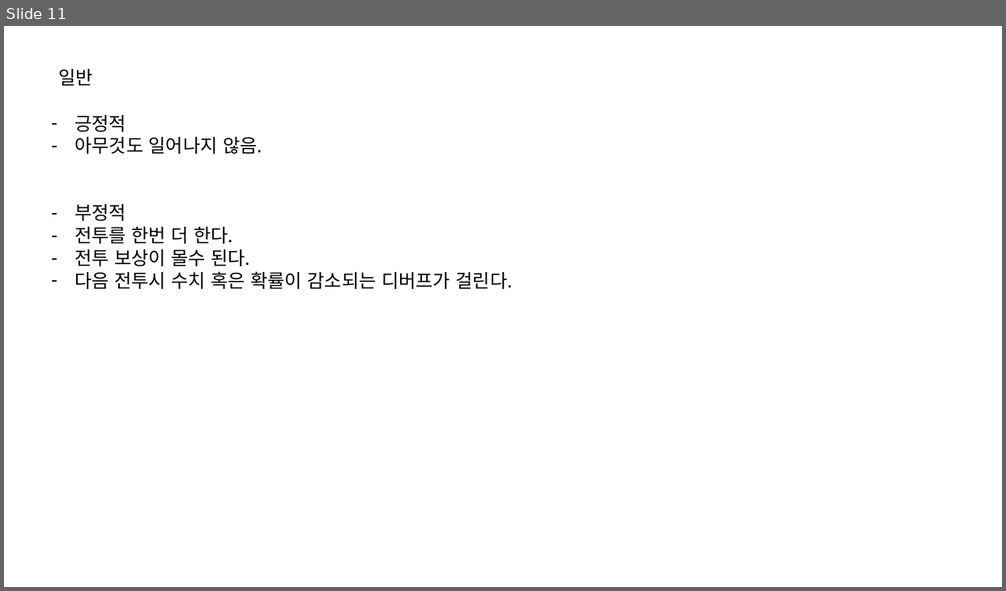
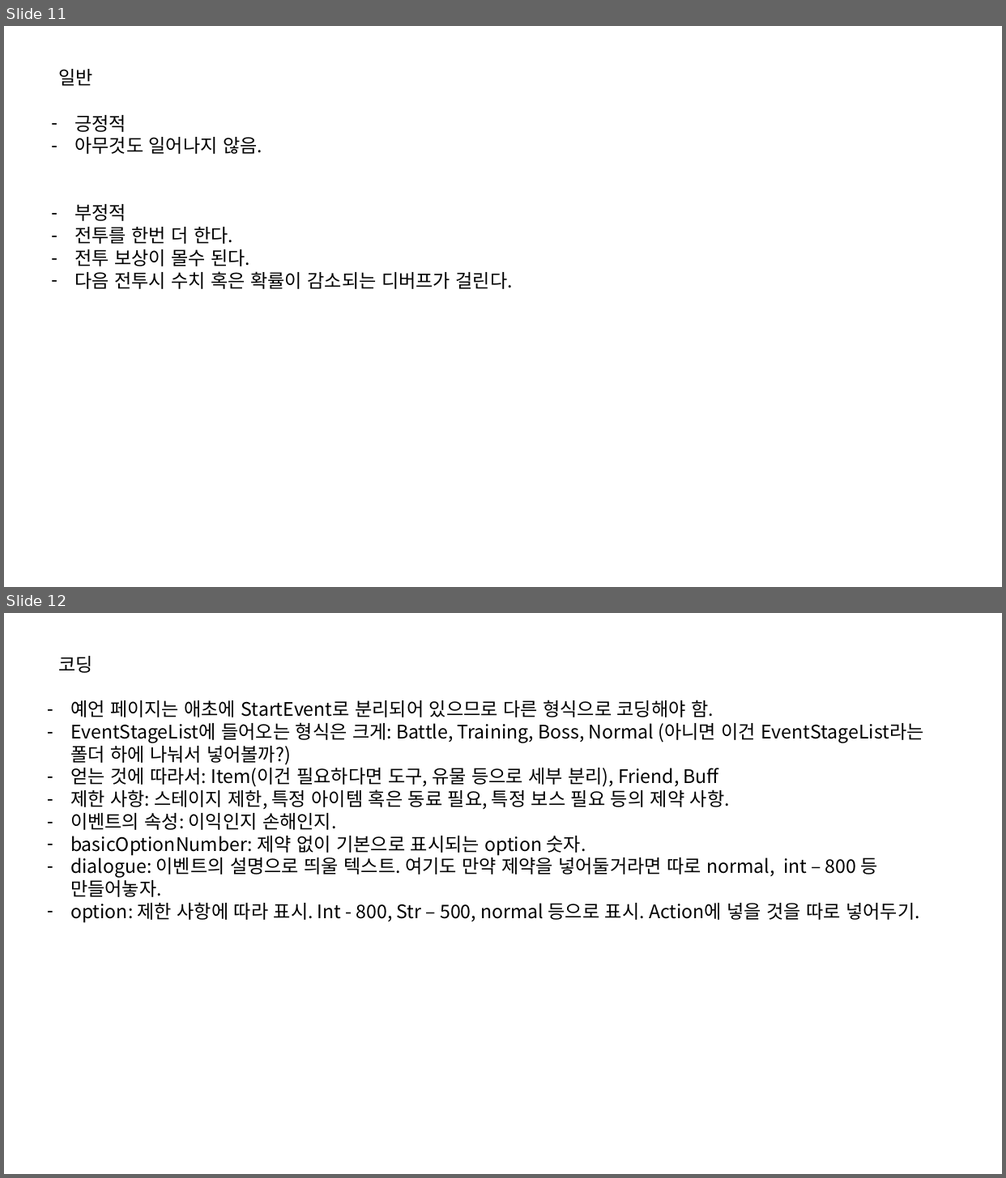
Before and after one commit to IdfKLeh/capstone, a slide deck: 이벤트.pptx. Shown one above the other, each under a label of ours: slide 11 before the commit, slides 11 and 12 after it. The pictures are 1006x591 and 1006x1178 pixels, drawn with LibreOffice and Linux fonts; fonts in the diff are those of the drawing. Boxes give left, top, right and bottom in pixels: in the first picture for what was removed or moved away, otherwise in the second. Text is boxed around its words. In the diff, an @@ line names an element or a change of style, - is before the commit and + after.

```diff
--- a/이벤트.pptx
+++ b/이벤트.pptx
@@ slide 12 added at (4, 613, 1002, 1174), background #FFFFFF @@
@@ text added at (58, 656, 93, 673), 18 pt, text #000000 @@
+코딩
@@ text added at (70, 700, 924, 922), 18 pt, text #000000 @@
+– 예언 페이지는 애초에 StartEvent로 분리되어 있으므로 다른 형식으로 코딩해야 함.
+– EventStageList에 들어오는 형식은 크게: Battle, Training, Boss, Normal (아니면 이건 EventStageList라는 폴더 하에 나눠서 넣어볼까?)
+– 얻는 것에 따라서: Item(이건 필요하다면 도구, 유물 등으로 세부 분리), Friend, Buff
+– 제한 사항: 스테이지 제한, 특정 아이템 혹은 동료 필요, 특정 보스 필요 등의 제약 사항.
+– 이벤트의 속성: 이익인지 손해인지.
+– basicOptionNumber: 제약 없이 기본으로 표시되는 option 숫자.
+– dialogue: 이벤트의 설명으로 띄울 텍스트. 여기도 만약 제약을 넣어둘거라면 따로 normal, int – 800 등 만들어놓자.
+– option: 제한 사항에 따라 표시. Int - 800, Str – 500, normal 등으로 표시. Action에 넣을 것을 따로 넣어두기.
```
Also in this commit, not shown: 1 slide changed.
